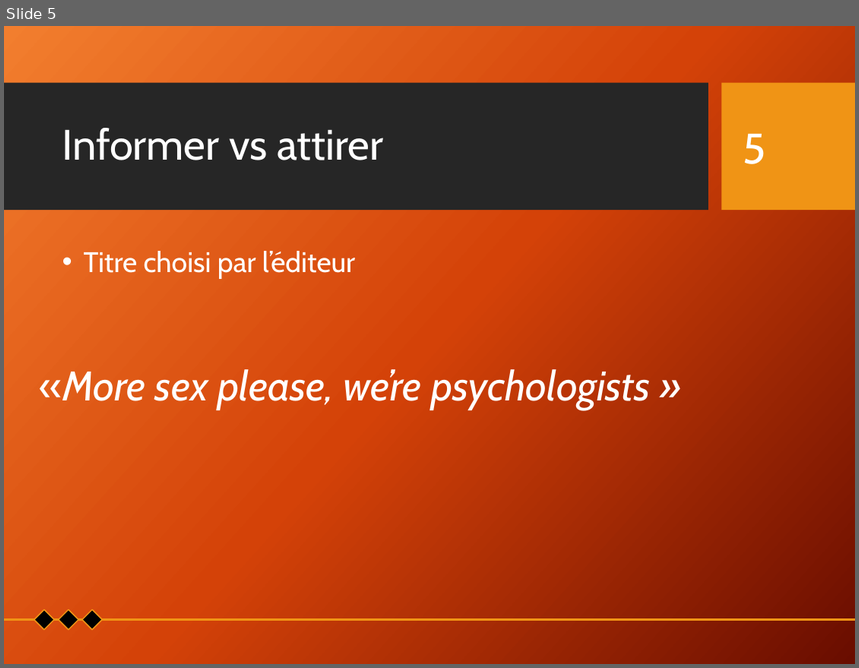
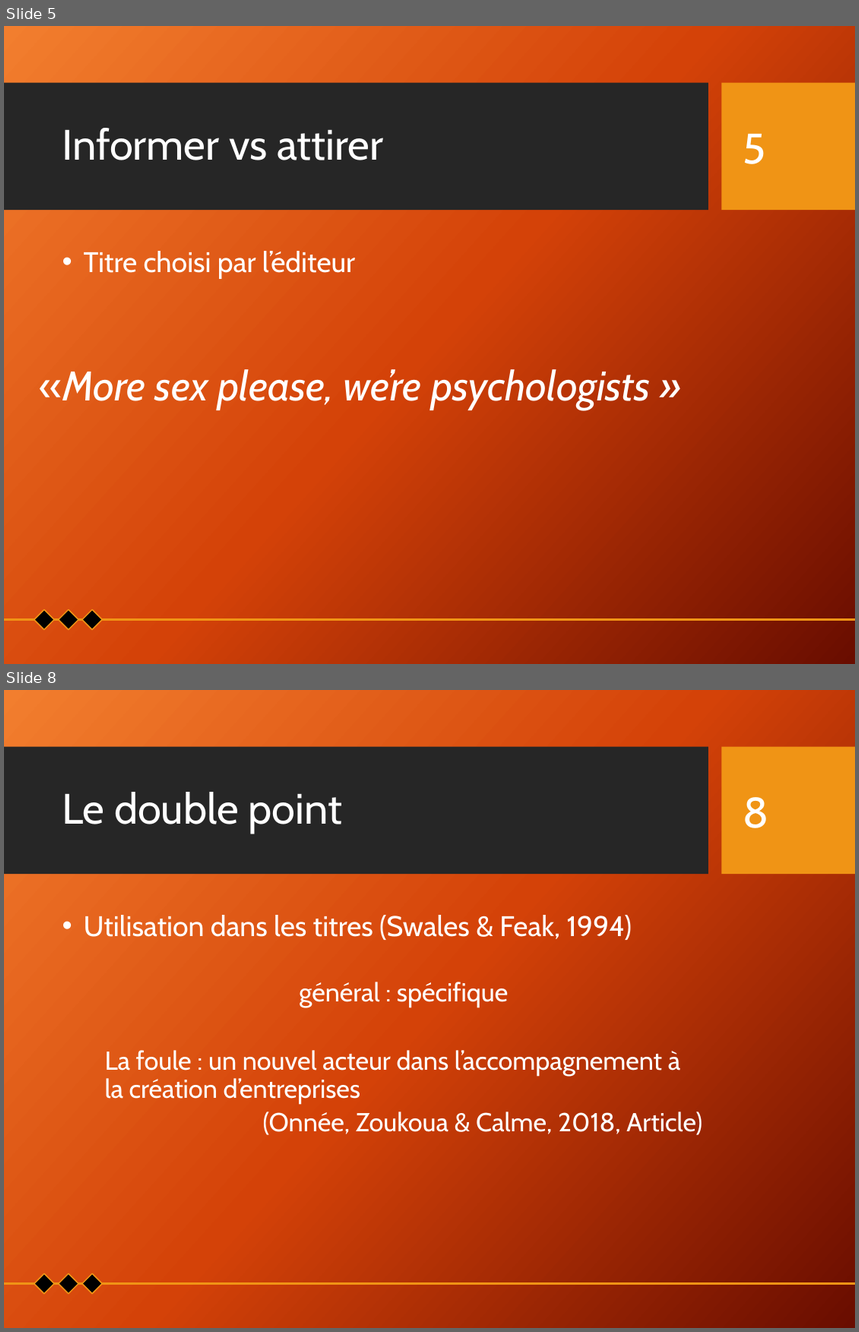
Before and after one commit to Xitog/tal, a slide deck: dossiers/Final - Présentation Projet de recherche.pptx. Shown one above the other, each under a label of ours: slide 5 before the commit, slides 5 and 8 after it; the slides between them are not shown. The pictures are 859x668 and 859x1332 pixels, drawn with LibreOffice and Linux fonts; fonts in the diff are those of the drawing; background and template pictures are left out. Boxes give left, top, right and bottom in pixels: in the first picture for what was removed or moved away, otherwise in the second. Text is boxed around its words. In the diff, an @@ line names an element or a change of style, - is before the commit and + after.

```diff
--- a/dossiers/Final - Présentation Projet de recherche.pptx
+++ b/dossiers/Final - Présentation Projet de recherche.pptx
@@ slide 8 added at (x1=4, y1=690, x2=855, y2=1328), background picture (left out); not listed: 2 template elements that a slide beside it also shows @@
@@ title added at (x1=62, y1=792, x2=343, y2=834), 36 pt, text #FFFFFF @@
+Le double point
@@ page number added at (x1=743, y1=797, x2=769, y2=828), 36 pt, text #FFFFFF @@
+8
@@ text added at (x1=84, y1=915, x2=702, y2=1135), 22 pt, text #FFFFFF @@
+• Utilisation dans les titres (Swales & Feak, 1994)
+  général : spécifique
+  La foule : un nouvel acteur dans l’accompagnement à la création d’entreprises
+  (Onnée, Zoukoua & Calme, 2018, Article)
@@ group added at (x1=4, y1=1274, x2=855, y2=1294): 3 diamonds, 1 line @@
```
Also in this commit, not shown: 8 slides changed, 15 other slides added.
